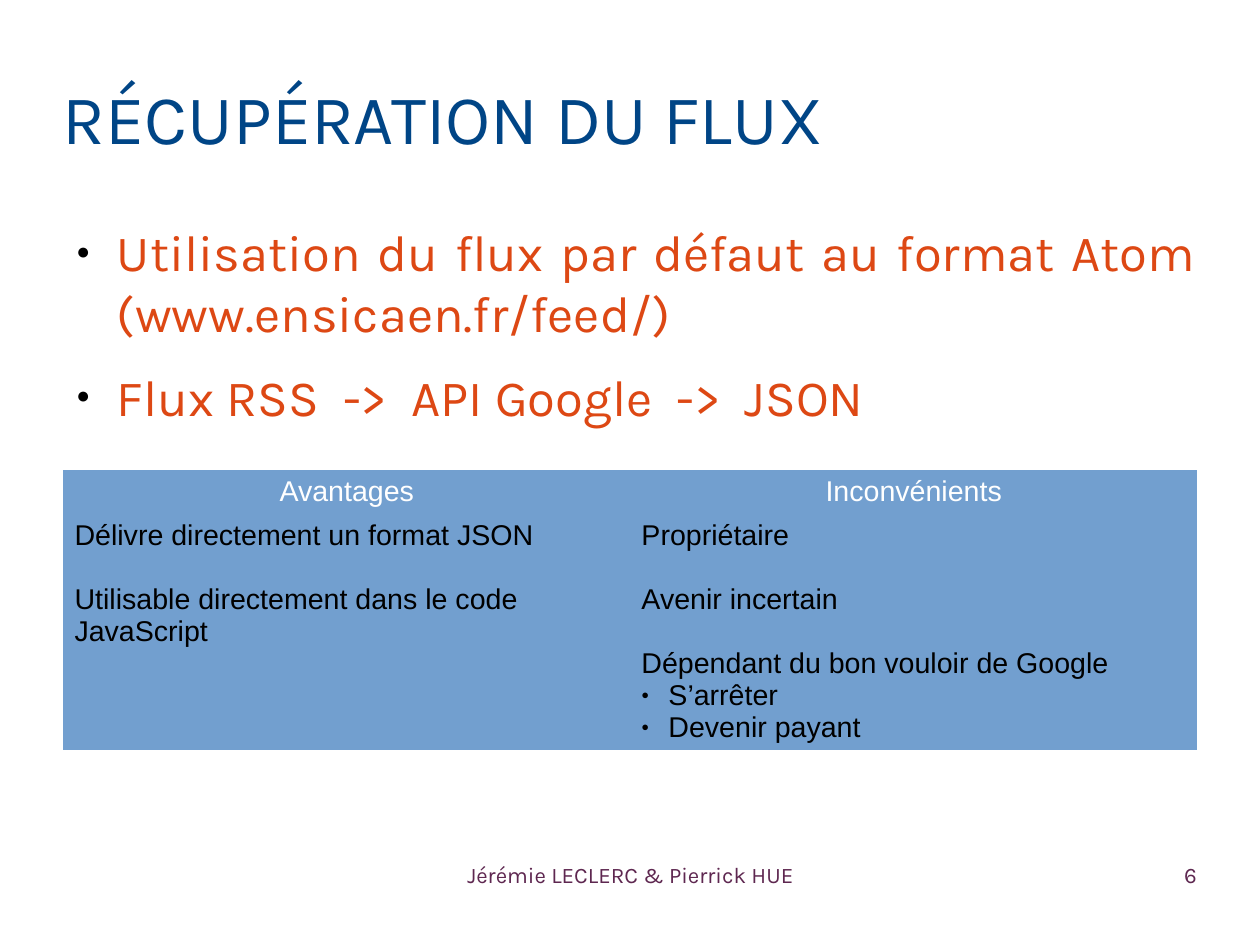
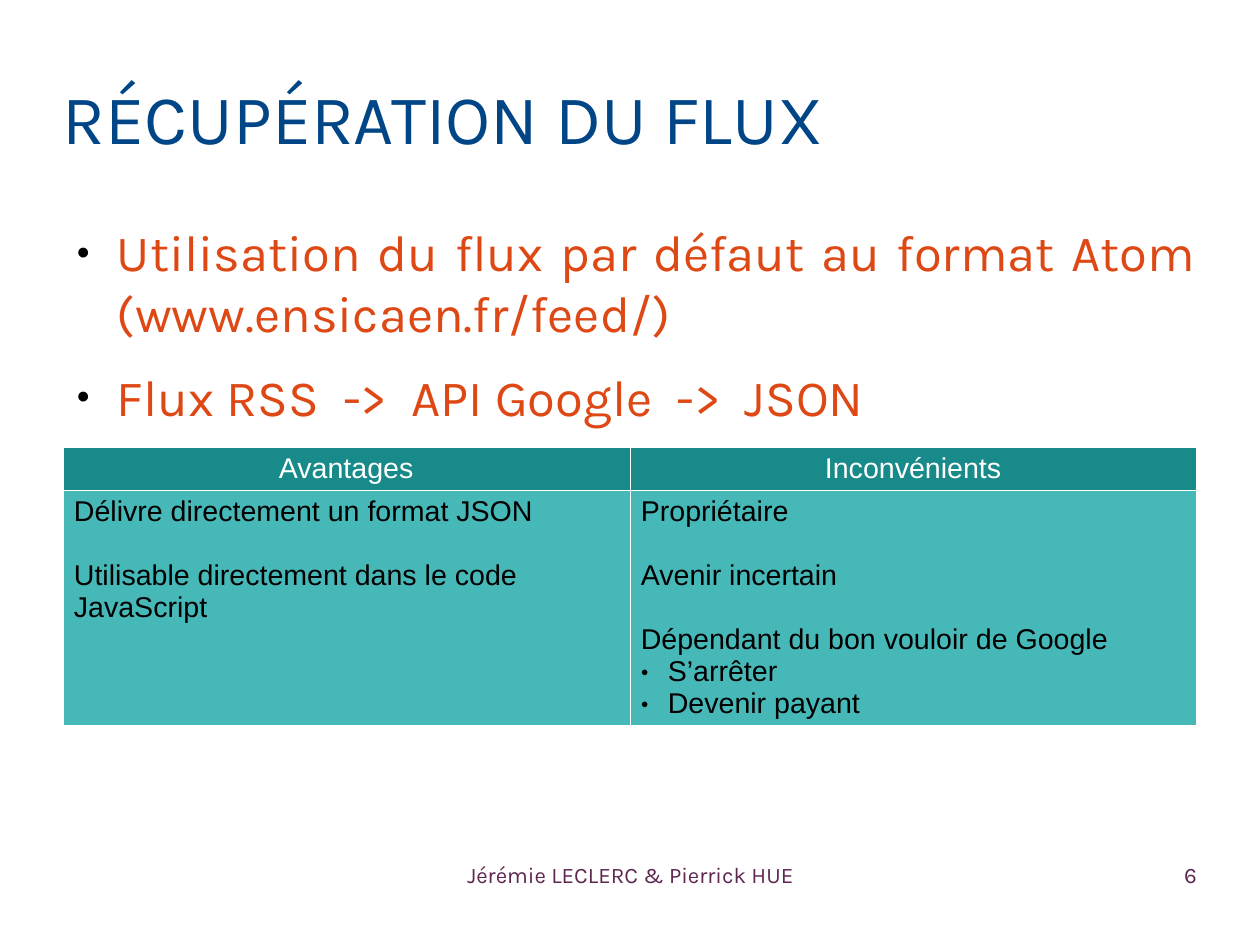
Before and after one commit to Jeremielc/ENSICaen_RSSFeedProject, a slide deck: slide 6 of Presentation/RSSFeedReader.odp. Drawn at 1260x945 pixels with LibreOffice and Linux fonts; fonts in the diff are those of the drawing; background and template pictures are left out. Boxes give left, top, right and bottom in pixels: in the first picture for what was removed or moved away, otherwise in the second. Text is boxed around its words. In the diff, an @@ line names an element or a change of style, - is before the commit and + after.

```diff
--- a/Presentation/RSSFeedReader.odp
+++ b/Presentation/RSSFeedReader.odp
@@ table at bbox=[63, 447, 1197, 726] @@
@@ fill #729FCF to #198A8A in row 1 @@
@@ fill #729FCF to #47B8B8 in row 2 @@
@@ borders changed @@
@@ table: place and size @@
-table at bbox=[63, 470, 1197, 749]
+table at bbox=[63, 447, 1197, 726]
```
Also in this commit, not shown: 2 other files.
